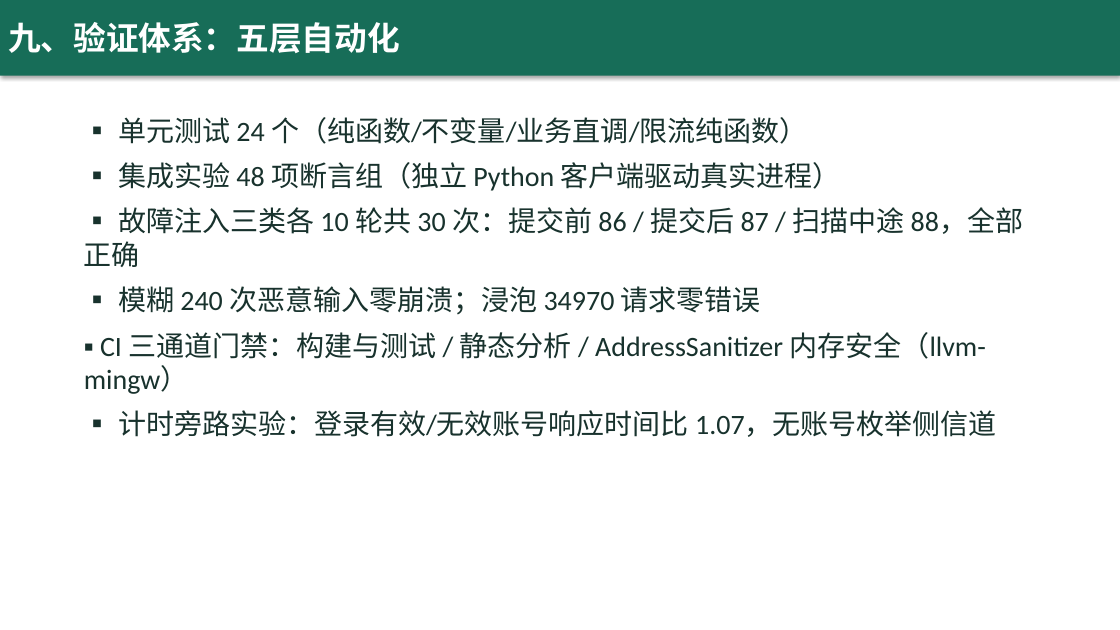
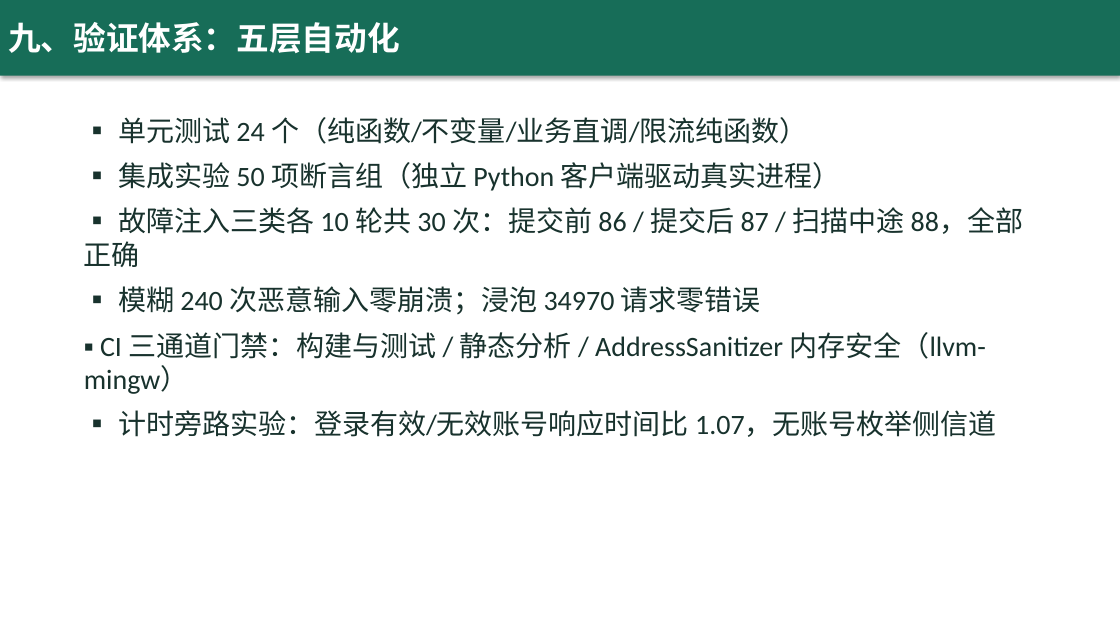
Before and after one commit to yq6666-66/lab-booking-system, a slide deck: slide 10 of docs/thesis/答辩演示.pptx. Drawn at 1120x630 pixels with LibreOffice and Linux fonts; fonts in the diff are those of the drawing. Boxes give left, top, right and bottom in pixels: in the first picture for what was removed or moved away, otherwise in the second. Text is boxed around its words. In the diff, an @@ line names an element or a change of style, - is before the commit and + after.

```diff
--- a/docs/thesis/答辩演示.pptx
+++ b/docs/thesis/答辩演示.pptx
@@ text at (x1=118, y1=162, x2=841, y2=191): text changed @@
-▪ 集成实验 48 项断言组（独立 Python 客户端驱动真实进程）
+▪ 集成实验 50 项断言组（独立 Python 客户端驱动真实进程）
```
Also in this commit, not shown: 2 other slides changed, 13 other files.
